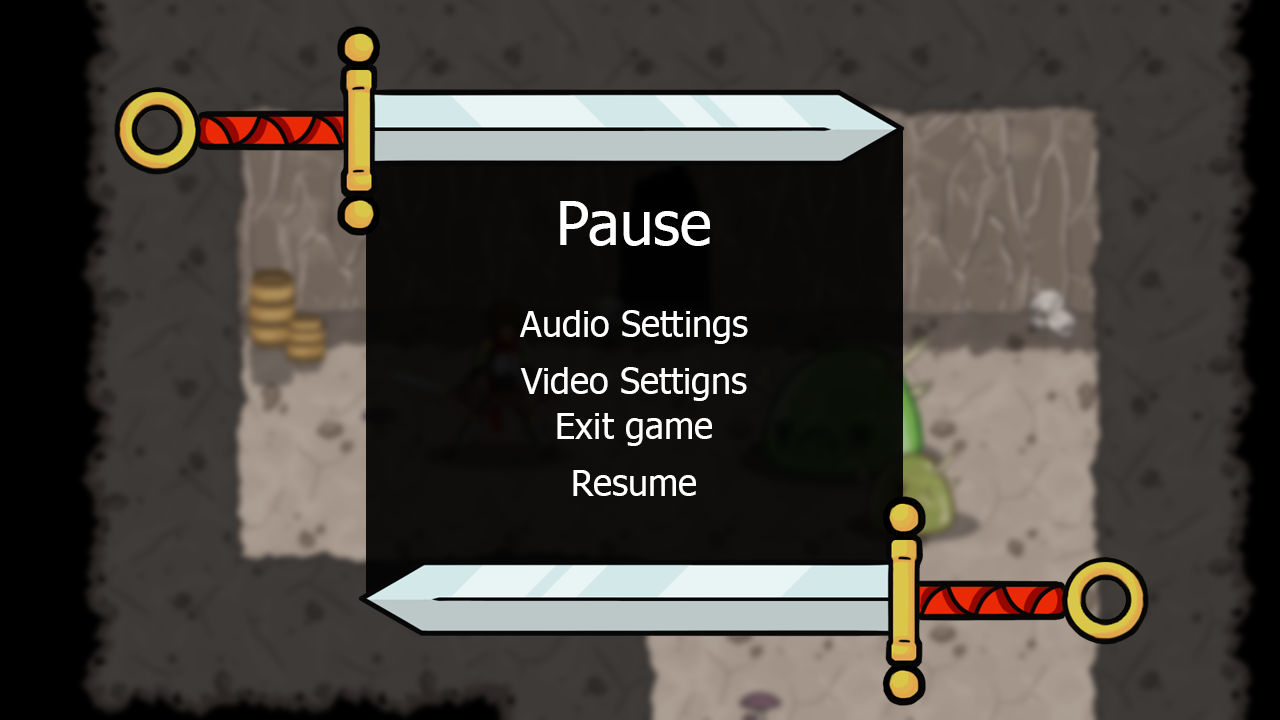
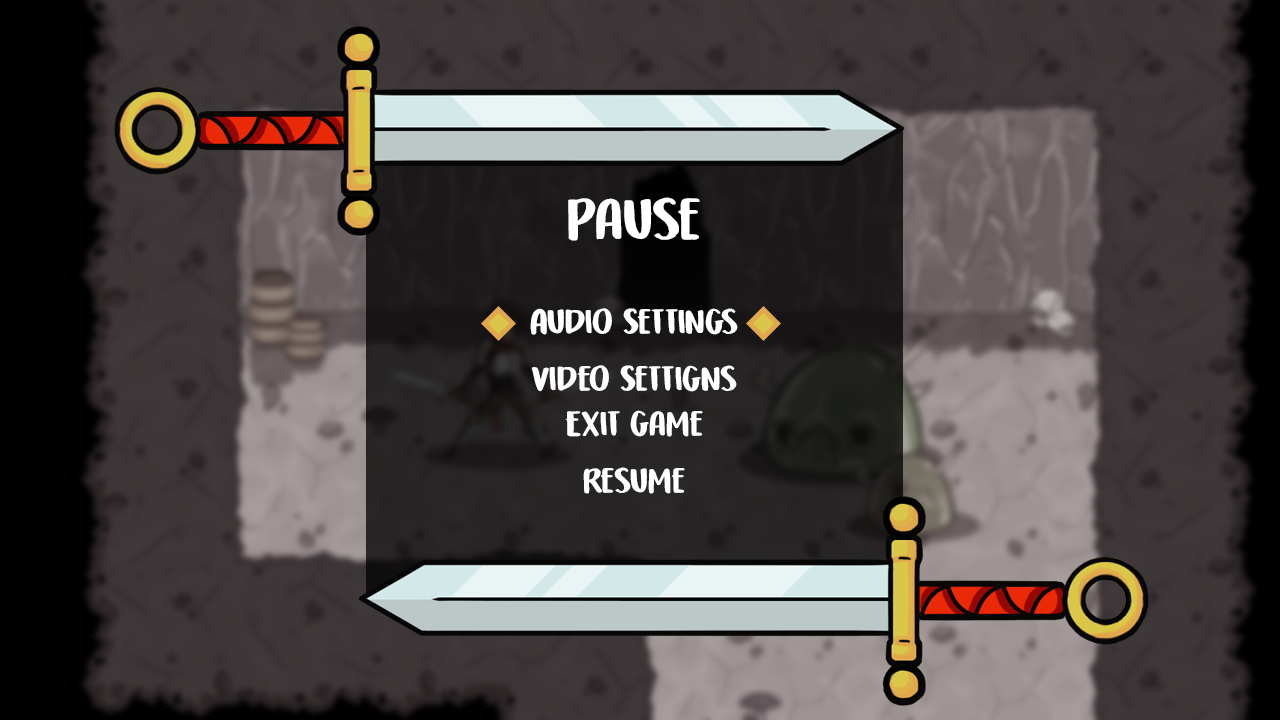
Layers edited between the first and the second 1280×720 image:
added group "Pause" (1st of 2) with 12 layers above "Capa 4" over (114, 26, 1149, 706)
moved "Capa 2" into group "Pause" over (114, 26, 905, 236)
moved "Capa 2 copia" into group "Pause" over (358, 496, 1149, 706)
added layer "Rectángulo 1 copia" in group "Pause" over (746, 306, 781, 341)
added layer "Rectángulo 1" in group "Pause" over (481, 306, 516, 341)
moved "Resume" into group "Pause", painted on it over (573, 467, 696, 496)
moved "Exit game" into group "Pause", painted on it over (557, 410, 712, 446)
moved "Video Settigns" into group "Pause", painted on it over (520, 365, 747, 401)
moved "Audio Settings" into group "Pause", painted on it over (520, 308, 748, 344)
moved "Pause" (2nd of 2, in "Pause") into group "Pause", painted on it over (560, 197, 710, 246)
"Capa 3": opacity 91% → 75%, moved it into group "Pause" over (366, 130, 903, 593)
